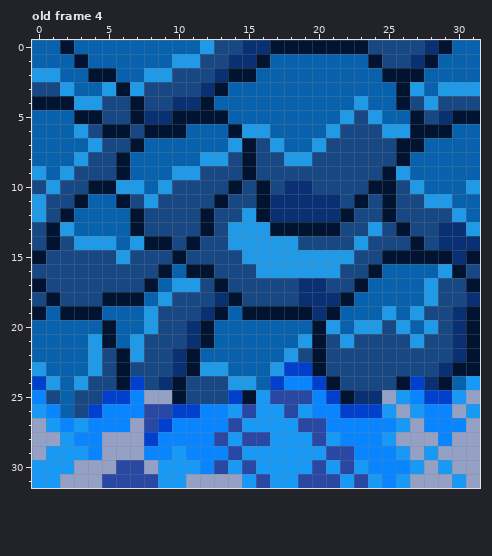
Two versions of one pixel-art file, Assets/Cueva/Tileset/CuevaTiles.ase. This is how it looked before the edit.
32x32 pixels, 16 frames. Shown: old frame 4. The commit also changed other frames, which this record leaves out.
After the commit:
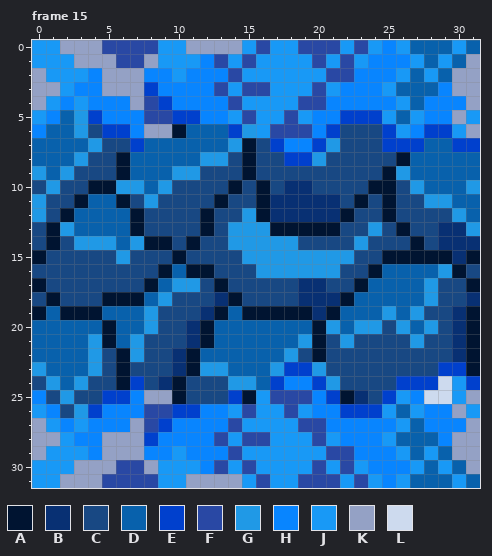
Palette (. is transparent): A #001431  B #083073  C #184883  D #0861ac  E #0040cd  F #2948a4  G #2099e6  H #0885ff  J #1899f6  K #94a1c5  L #cddaee
A new or re-ordered frame is compared with the old frame closest to it.
Change:
frames 16 -> 19
Frame 15 is new; against old frame 4, layers "Layer 2", "Layer 1":
y 0: x 0..30 DDADDDDDDDDDGCCBBAAAAAAACCCCBAD -> JJKKKFFFFJJKKKKJFJJFFFJFJHJDDDJ
y 1: x 0..29 DDDADDDDDDGGCCBBADDDDDDDACCBAD -> JJJKKKFFKJJJHFJFJJJJFJFJHHHJDJ; x 31 D -> K
y 2: x 0..28 GGDDAADDGGCCCBAADDDDDDDDDAAAD -> KJJJHKKKHHJHHHFJJJJJJFFHHHJDJ; x 30..31 DD -> KK
y 3: x 0..27 CCGDDGAGCCCCBADDDDDDDDDDDDAG -> KKJHHKKKEHHHHFJFFJJJFJHHHJDD; x 29..31 GGG -> HKK
y 4: x 0..31 AAAGGCCACCBBADDDDDDDDDDGDDACGCCC -> KJHJHHHKFEHHHHFJJJJFFHHHHHJDHHHK
y 5: x 0..1 DD -> JH; x 3..25 AACCABBAAAADDDDDDDDGCGD -> GEHHHFFEEHHJFJJFJHHEEEJ; x 27..31 ACBAA -> JHHKJ
y 6: x 0 D -> H; x 5..9 AACAA -> EEHKK; x 14 A -> E; x 16..21 GDDDDG -> JFFFHE; x 25..31 GGAAADD -> EJHEEJK
y 7: x 7 A -> E; x 17..21 GDDGC -> EHHEG; x 25..27 CAA -> EEE; x 30..31 DD -> EE
y 8: x 18..20 GGC -> EEG
y 23: x 20 A -> G; x 29..30 BA -> EE
y 24: x 0 E -> C; x 21 A -> G; x 26 A -> E; x 28..31 BADJ -> ELJE
y 25: x 2 D -> G; x 24..25 BK -> CE; x 28..29 EE -> LL
y 26: x 2..3 DC -> CG; x 26 K -> D
y 27: x 27 K -> D
y 28: x 26..28 KKK -> DDD
y 29: x 27 K -> D; x 29 K -> D
y 30: x 28 K -> D; x 30 K -> D
y 31: x 27..29 KKK -> DDD; x 31 K -> D
Where, in picture pixels (left, top, right, bottom), the same in both pictures:
changed: (32, 40, 480, 166)
changed: (312, 362, 480, 488)
changed: (32, 376, 88, 418)
